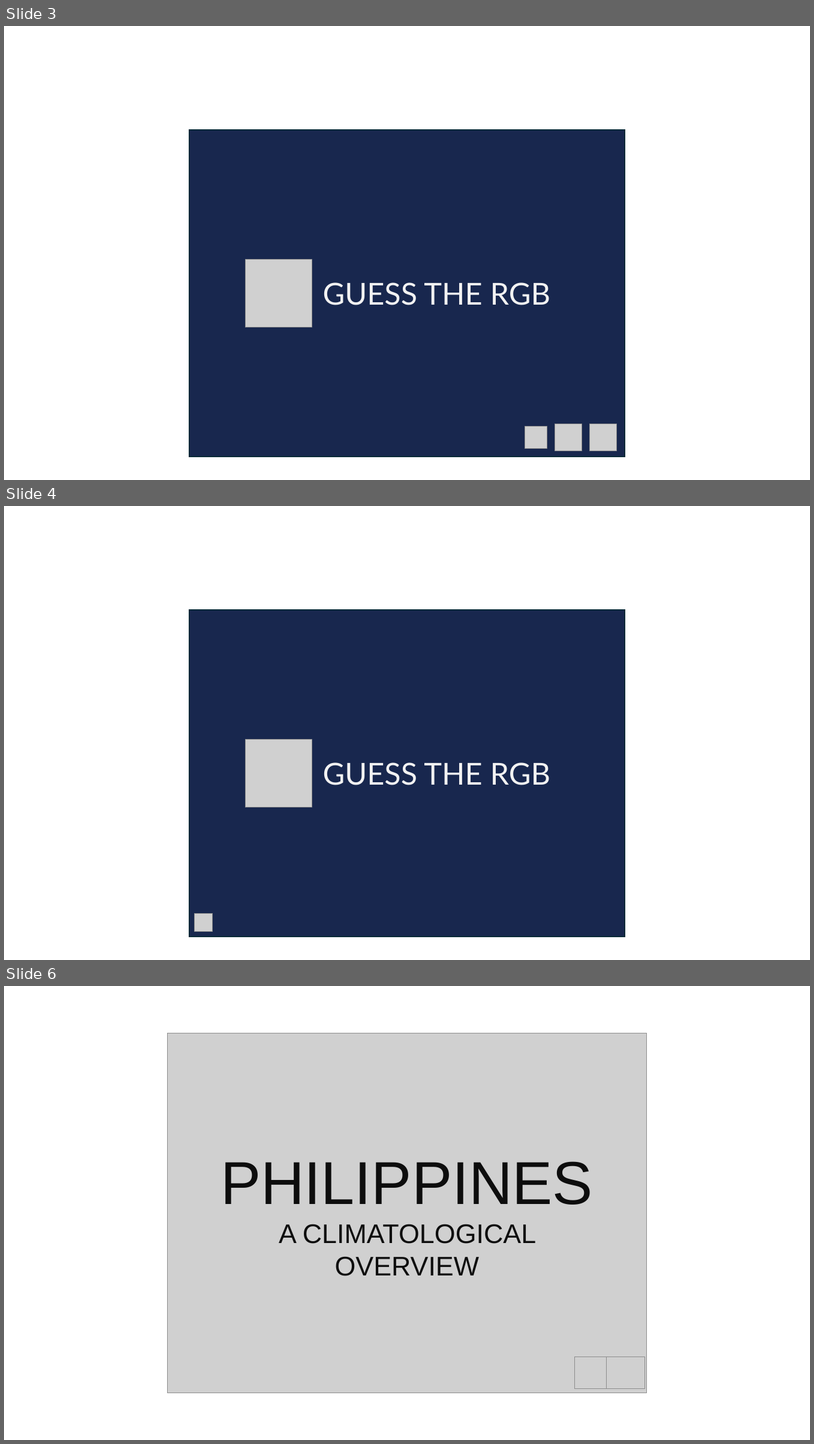
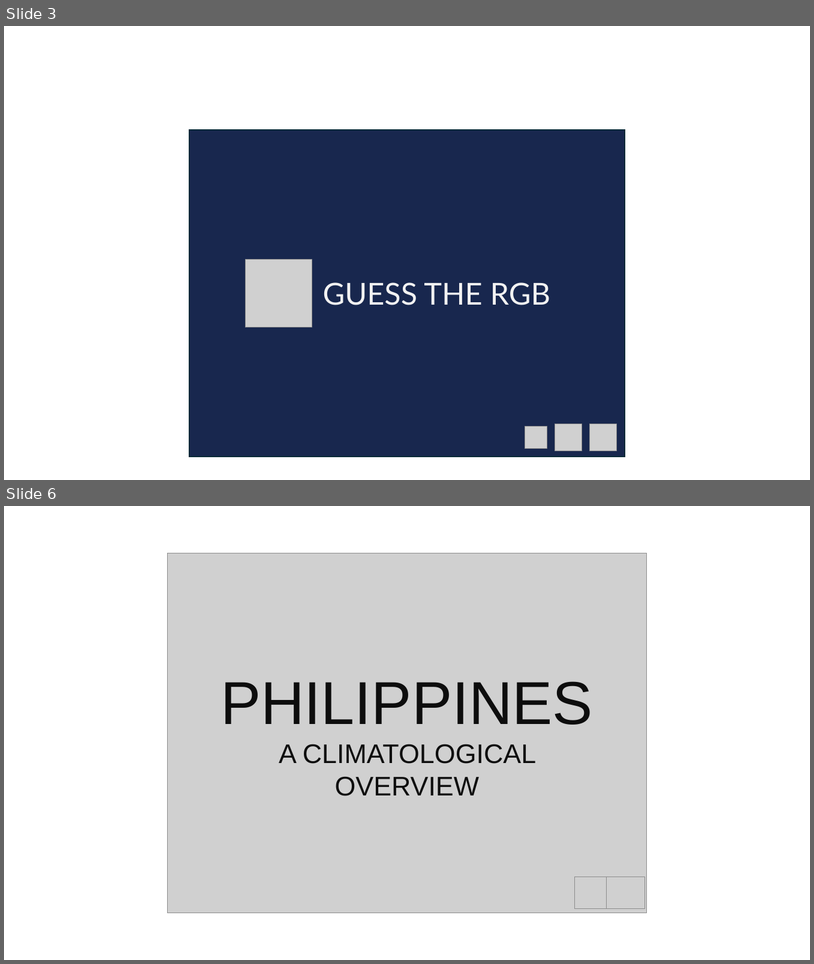
Before and after one commit to jp-panonce/jp-panonce.github.io, a slide deck: portfolio_cover_maker.pptx. Shown one above the other, each under a label of ours: slides 3, 4 and 6 before the commit, slides 3 and 6 after it; the slides between them are not shown. The pictures are 814x1444 and 814x964 pixels, drawn with LibreOffice and Linux fonts; fonts in the diff are those of the drawing; grey boxes stand for pictures. Boxes give left, top, right and bottom in pixels: in the first picture for what was removed or moved away, otherwise in the second. Text is boxed around its words. In the diff, an @@ line names an element or a change of style, - is before the commit and + after.

```diff
--- a/portfolio_cover_maker.pptx
+++ b/portfolio_cover_maker.pptx
@@ slide 4 removed at bbox=[4, 506, 810, 960], background #FFFFFF @@
@@ rectangle removed at bbox=[190, 610, 625, 937] @@
@@ picture removed at bbox=[245, 739, 312, 807] @@
@@ text removed at bbox=[323, 762, 551, 785] @@
-GUESS THE RGB
@@ picture removed at bbox=[195, 913, 213, 931] @@
```
Also in this commit, not shown: 1 slide changed, 1 slide added, 4 other files.
